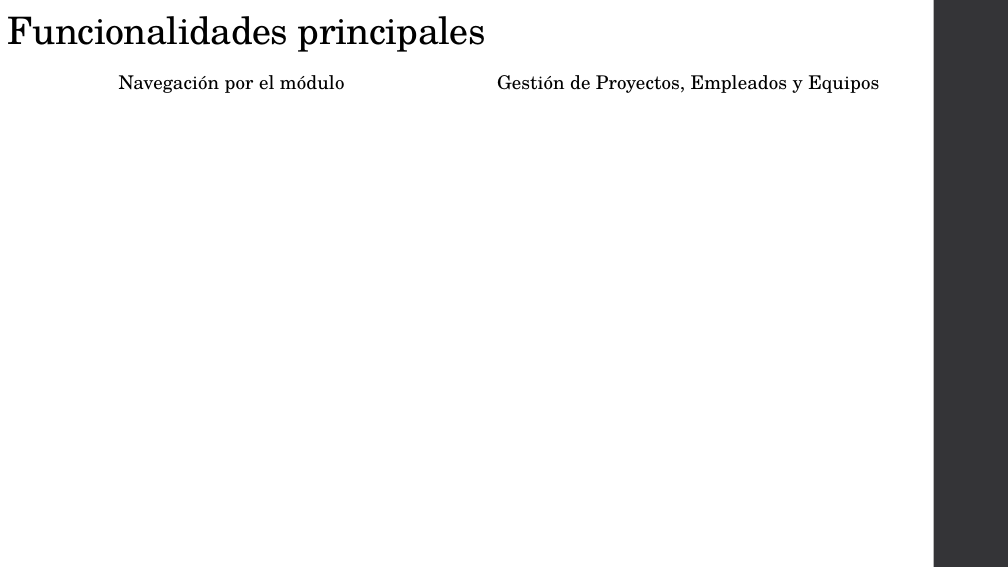
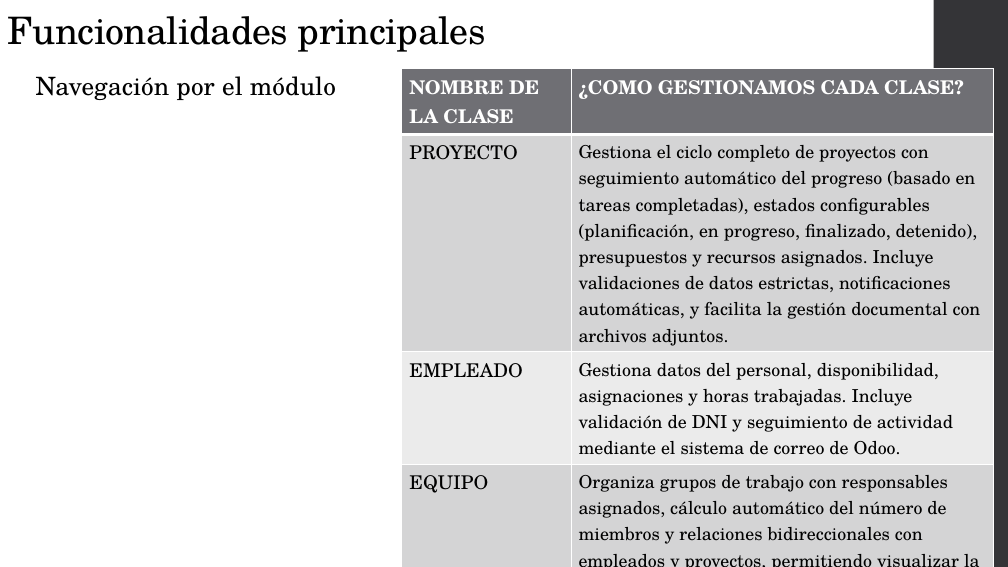
Before and after one commit to dagoes/CreativeMinds-AI, a slide deck: slide 5 of Documentation/Presentacion.pptx. Drawn at 1008x567 pixels with LibreOffice and Linux fonts; fonts in the diff are those of the drawing. Boxes give left, top, right and bottom in pixels: in the first picture for what was removed or moved away, otherwise in the second. Text is boxed around its words. In the diff, an @@ line names an element or a change of style, - is before the commit and + after.

```diff
--- a/Documentation/Presentacion.pptx
+++ b/Documentation/Presentacion.pptx
@@ text "Navegación por el módulo" at box(36, 76, 336, 100): size 18 to 24 pt; alignment centre to left @@
@@ table added at box(402, 69, 994, 548), 4 rows, 2 columns @@
+NOMBRE DE LA CLASE | ¿COMO GESTIONAMOS CADA CLASE?
+PROYECTO | Gestiona el ciclo completo de proyectos con seguimiento automático del progreso (basado en tareas completadas), estados configurables (planificación, en progreso, finalizado, detenido), presupuestos y recursos asignados. Incluye validaciones de datos estrictas, notificaciones automáticas, y facilita la gestión documental con archivos adjuntos.
+EMPLEADO | Gestiona datos del personal, disponibilidad, asignaciones y horas trabajadas. Incluye validación de DNI y seguimiento de actividad mediante el sistema de correo de Odoo.
+EQUIPO | Organiza grupos de trabajo con responsables asignados, cálculo automático del número de miembros y relaciones bidireccionales con empleados y proyectos, permitiendo visualizar la estructura organizativa para optimizar la asignación de recursos humanos.
@@ text removed at box(497, 75, 879, 93) @@
-Gestión de Proyectos, Empleados y Equipos
```
Also in this commit, not shown: 4 other slides changed, 1 other file.
